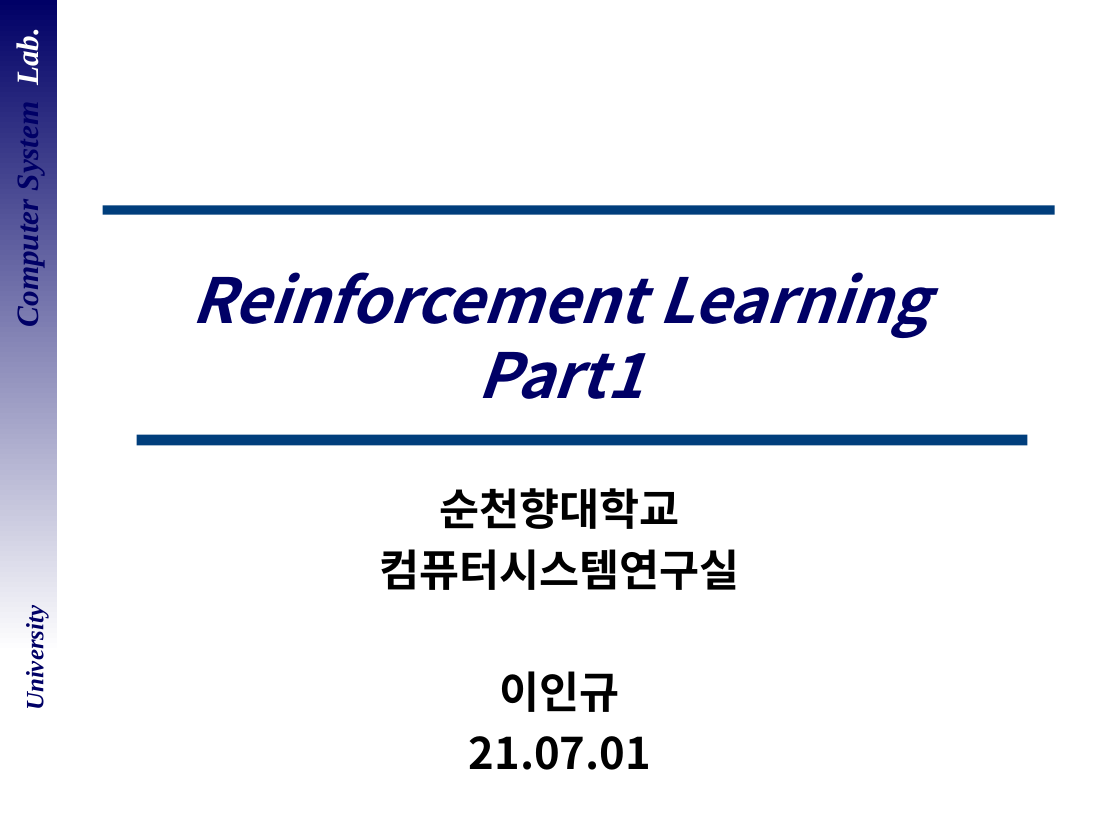
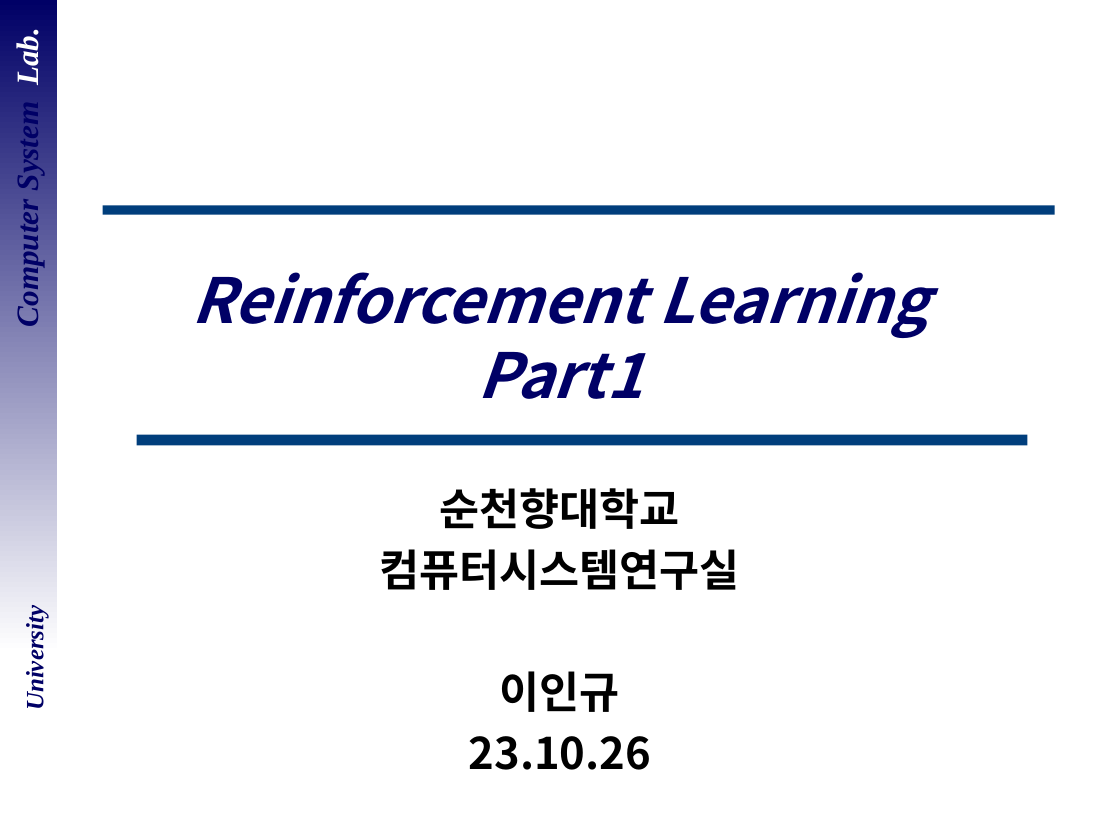
Before and after one commit to LeeBackUp/CSLAB-Semina, a slide deck: slide 1 of ppt 모음/RL Part1.pptx. Drawn at 1120x840 pixels with LibreOffice and Linux fonts; fonts in the diff are those of the drawing; background and template pictures are left out. Boxes give left, top, right and bottom in pixels: in the first picture for what was removed or moved away, otherwise in the second. Text is boxed around its words. In the diff, an @@ line names an element or a change of style, - is before the commit and + after.

```diff
--- a/ppt 모음/RL Part1.pptx
+++ b/ppt 모음/RL Part1.pptx
@@ subtitle at (469, 736, 651, 770): text changed @@
-21.07.01
+23.10.26
```
Also in this commit, not shown: 1 slide added, 1 other file.
